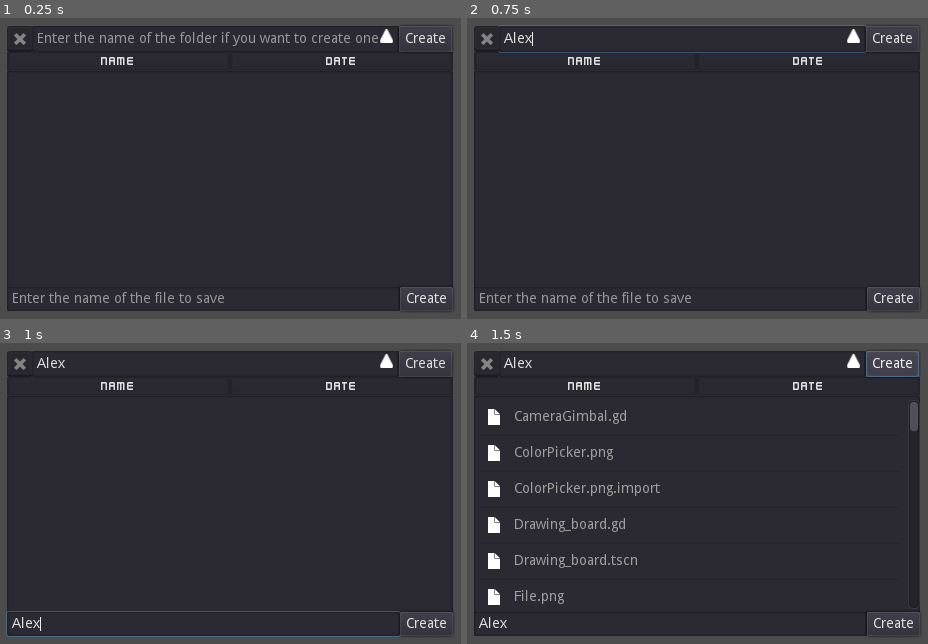
Above: before the commit, frames 1-4 (two rows, left to right).
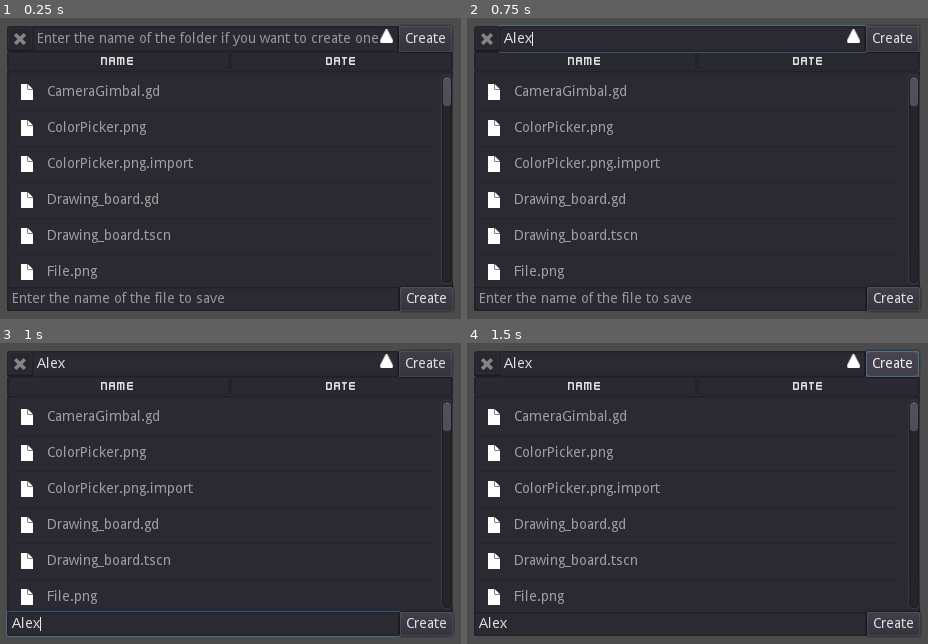
Above: after the commit, the same moments.

Repository: Idristhegr8/Kenshape_copy_test
Game: Godot game, scene res://Save_image_dialogue.tscn
Same seed, same stepped clock (60 frames per second), same inputs: the game is played once before the commit and once after it. This scene is started directly instead of the project's main scene.
Inputs (mouse positions are in pixels of both pictures, inside the frame that each line leads up to):
- Up to frame 1 (0.25 s): no input
- Up to frame 2 (0.75 s): click (683, 39) at 0.52 s; type "Alex" at 0.6 s
- Up to frame 3 (1 s): click (202, 622) at 0.75 s; type "Alex" at 0.83 s
- Up to frame 4 (1.5 s): click "Create" at 1.25 s

The runs differ from the first frame. In frame 1, 2.9% of the frame differs, in the area x 4-98%, y 19-88%; in frame 2, 2.9%; in frame 3, 2.9%; in frame 4, nothing differs.
Error before the commit: Invalid call. Nonexistent function 'get_parent' in base 'Nil'. (res://Save_image_dialogue.gd:14)

Commit message:
Tiny Saving Update
Changed saving a bit so that it pops up in relation to thee camera zoom.

Diff:
--- a/Drawing_board.gd
+++ b/Drawing_board.gd
@@ -61,14 +61,14 @@
 	if Global.drawing_board.x > 10:
 		$BG.rect_size = Global.drawing_board
 
-	$Camera2D.limit_bottom = Global.drawing_board.y*64+32
-	$Camera2D.limit_right = Global.drawing_board.x*64+32
+	$Camera2D.limit_bottom = Global.drawing_board.y*64+32+256
+	$Camera2D.limit_right = Global.drawing_board.x*64+32+256
 	if Global.drawing_board.x > Global.drawing_board.y:
-		$Camera2D.zoom = Vector2(Global.drawing_board.y/10, Global.drawing_board.y/10)
-		max_zoom = Vector2(Global.drawing_board.y/10, Global.drawing_board.y/10)
+		$Camera2D.zoom = Vector2(Global.drawing_board.y/10, Global.drawing_board.y/10)+Vector2(0.7, 0.7)
+		max_zoom = Vector2(Global.drawing_board.y/10, Global.drawing_board.y/10)+Vector2(0.7, 0.7)
 	else:
-		max_zoom = Vector2(Global.drawing_board.x/10, Global.drawing_board.x/10)
-		$Camera2D.zoom = Vector2(Global.drawing_board.x/10, Global.drawing_board.x/10)
+		max_zoom = Vector2(Global.drawing_board.x/10, Global.drawing_board.x/10)+Vector2(0.7, 0.7)
+		$Camera2D.zoom = Vector2(Global.drawing_board.x/10, Global.drawing_board.x/10)+Vector2(0.7, 0.7)
 
 # warning-ignore:unused_argument
 func _process(delta: float) -> void:
--- a/Drawing_board.tscn
+++ b/Drawing_board.tscn
@@ -80,8 +80,8 @@
 position = Vector2( 32, 32 )
 anchor_mode = 0
 current = true
-limit_left = 32
-limit_top = 32
+limit_left = -128
+limit_top = -128
 limit_smoothed = true
 
 [node name="UI" type="Control" parent="."]
@@ -104,10 +104,10 @@
 anchor_top = 0.5
 anchor_right = 0.5
 anchor_bottom = 0.5
-margin_left = -148.0
-margin_top = -211.0
-margin_right = 188.0
-margin_bottom = 251.0
+margin_left = -144.0
+margin_top = -207.0
+margin_right = 192.0
+margin_bottom = 255.0
 mouse_filter = 2
 __meta__ = {
 "_edit_use_anchors_": false
--- a/Save_image_dialogue.gd
+++ b/Save_image_dialogue.gd
@@ -10,13 +10,6 @@
 #var path: String = OS.get_system_dir(OS.SYSTEM_DIR_DCIM) + "/" + "Camera"
 
 func _ready() -> void:
-
-	var zoom: int = parent.get_parent().get_node("Camera2D").zoom.x
-	for z in zoom:
-		rect_scale.y += 0.1
-		rect_position.y -= 14.35
-		rect_scale.x += 0.1
-		rect_position.x -= 22.3
 
 #	if Global.drawing_board.y - 10 != 0:
 ## warning-ignore:narrowing_conversion
@@ -80,21 +73,26 @@
 
 func _on_Create_folder_pressed() -> void:
 
-	if $Folder.text != "":
-		var dir: Directory = Directory.new()
-# warning-ignore:return_value_discarded
-		dir.make_dir(path + "/" + $Folder.text)
-
-		var files: Array = []
-		files = get_files(path)
-#		files.sort()
-
-		for file in files:
-			$FilesAndFolders.add_item(file)
-			if dir.dir_exists(path + "/" + file):
-				$FilesAndFolders.set_item_icon(files.find(file), load("res://Folder.png"))
-			else:
-				$FilesAndFolders.set_item_icon(files.find(file), load("res://File.png"))
+	var dir: Directory = Directory.new()
+
+	if not dir.dir_exists(path + "/" + $Folder.text):
+		if $Folder.text != "":
+	# warning-ignore:return_value_discarded
+			dir.make_dir(path + "/" + $Folder.text)
+
+			var files: Array = []
+			files = get_files(path)
+	#		files.sort()
+
+			for file in files:
+				$FilesAndFolders.add_item(file)
+				if dir.dir_exists(path + "/" + file):
+					$FilesAndFolders.set_item_icon(files.find(file), load("res://Folder.png"))
+				else:
+					$FilesAndFolders.set_item_icon(files.find(file), load("res://File.png"))
+	else:
+		$FolderExists.dialog_text = "' " + $Folder.text + " '" + " Already Exists On Path " + "' " + path + " '" + " !"
+		$FolderExists.popup_centered(Vector2(256, 128))
 
 func _on_Create_file_pressed() -> void:
 
--- a/Save_image_dialogue.tscn
+++ b/Save_image_dialogue.tscn
@@ -237,6 +237,19 @@
 custom_fonts/font = SubResource( 3 )
 text = "Overwrite"
 
+[node name="FolderExists" type="AcceptDialog" parent="."]
+anchor_left = 0.5
+anchor_top = 0.5
+anchor_right = 0.5
+anchor_bottom = 0.5
+margin_left = -128.0
+margin_top = -64.0
+margin_right = 128.0
+margin_bottom = 64.0
+dialog_text = "
+
+            A Folder Already Exists!"
+
 [connection signal="pressed" from="Sort_bg/Name" to="." method="_on_Name_pressed"]
 [connection signal="pressed" from="Sort_bg/Date" to="." method="_on_Date_pressed"]
 [connection signal="item_selected" from="FilesAndFolders" to="." method="_on_FilesAndFolders_item_selected"]
--- a/Select_file_dialogue.gd
+++ b/Select_file_dialogue.gd
@@ -8,13 +8,6 @@
 var parent: Control
 
 func _ready() -> void:
-
-	var zoom: int = parent.get_parent().get_node("Camera2D").zoom.x
-	for z in zoom:
-		rect_scale.y += 0.1
-		rect_position.y -= 14.35
-		rect_scale.x += 0.1
-		rect_position.x -= 22.3
 
 #	if Global.drawing_board.y - 10 != 0:
 ## warning-ignore:narrowing_conversion
Not shown, changed: .DS_Store
